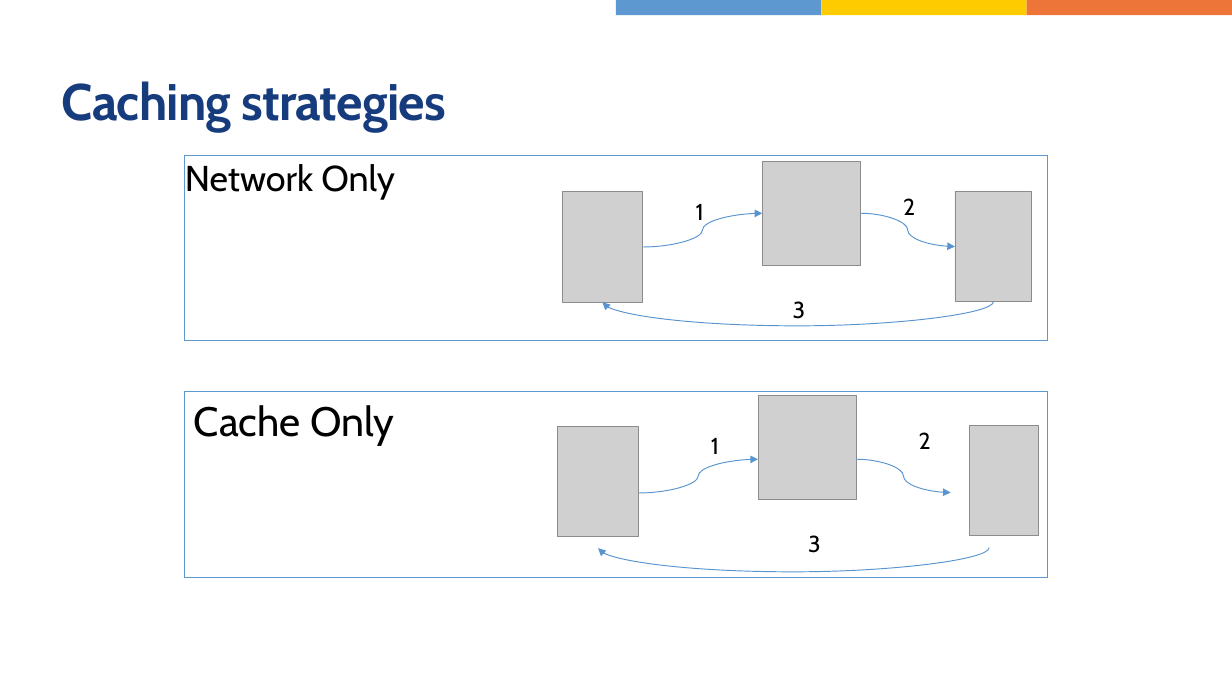
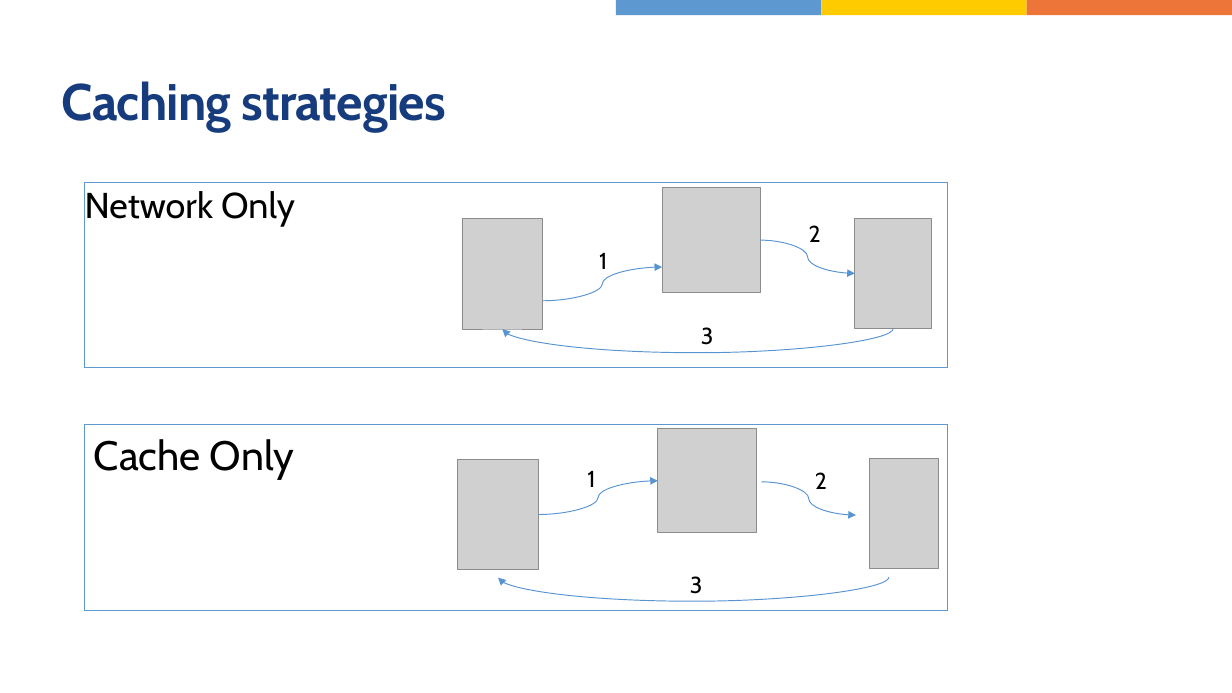
Before and after one commit to jasho/wug-blazor-pwa, a slide deck: slide 9 of WUG-Blazor-PWA.pptx (slide 14 before the commit). Drawn at 1232x693 pixels with LibreOffice and Linux fonts; fonts in the diff are those of the drawing; grey boxes stand for pictures. Boxes give left, top, right and bottom in pixels: in the first picture for what was removed or moved away, otherwise in the second. Text is boxed around its words. In the diff, an @@ line names an element or a change of style, - is before the commit and + after.

```diff
--- a/WUG-Blazor-PWA.pptx
+++ b/WUG-Blazor-PWA.pptx
@@ text "2": place and size @@
-text "2" at <box>903,198,915,215</box>
+text "2" at <box>809,225,821,242</box>
@@ curved arrow moved from (642, 247) - (762, 213) to (543, 301) - (663, 267) @@
@@ text "1": place and size @@
-text "1" at <box>696,204,704,220</box>
+text "1" at <box>599,253,607,269</box>
@@ 3 pictures, 1 text, 1 curved arrow: place and size @@
-3 pictures, 1 text, 1 curved arrow at <box>185,156,1047,341</box>
+3 pictures, 1 text, 1 curved arrow at <box>85,183,947,368</box>
@@ curved arrow moved from (994, 301) - (603, 302) to (894, 329) - (503, 329) @@
@@ text "3": place and size @@
-text "3" at <box>793,301,806,319</box>
+text "3" at <box>701,327,714,345</box>
@@ 3 pictures, 1 rectangle: place and size @@
-3 pictures, 1 rectangle at <box>185,391,1047,578</box>
+3 pictures, 1 rectangle at <box>85,424,947,611</box>
@@ text "1": place and size @@
-text "1" at <box>711,438,719,454</box>
+text "1" at <box>587,471,595,487</box>
@@ text "2": place and size @@
-text "2" at <box>919,432,931,449</box>
+text "2" at <box>815,472,827,489</box>
@@ curved arrow moved from (639, 494) - (758, 459) to (539, 515) - (658, 481) @@
@@ curved arrow moved from (857, 459) - (951, 493) to (762, 482) - (856, 515) @@
@@ text "3": place and size @@
-text "3" at <box>808,535,821,553</box>
+text "3" at <box>690,576,703,594</box>
@@ curved arrow moved from (989, 548) - (598, 548) to (889, 577) - (498, 578) @@
```
Also in this commit, not shown: 2 other slides changed, 12 slides added, 2 slides removed, 4 other files.
